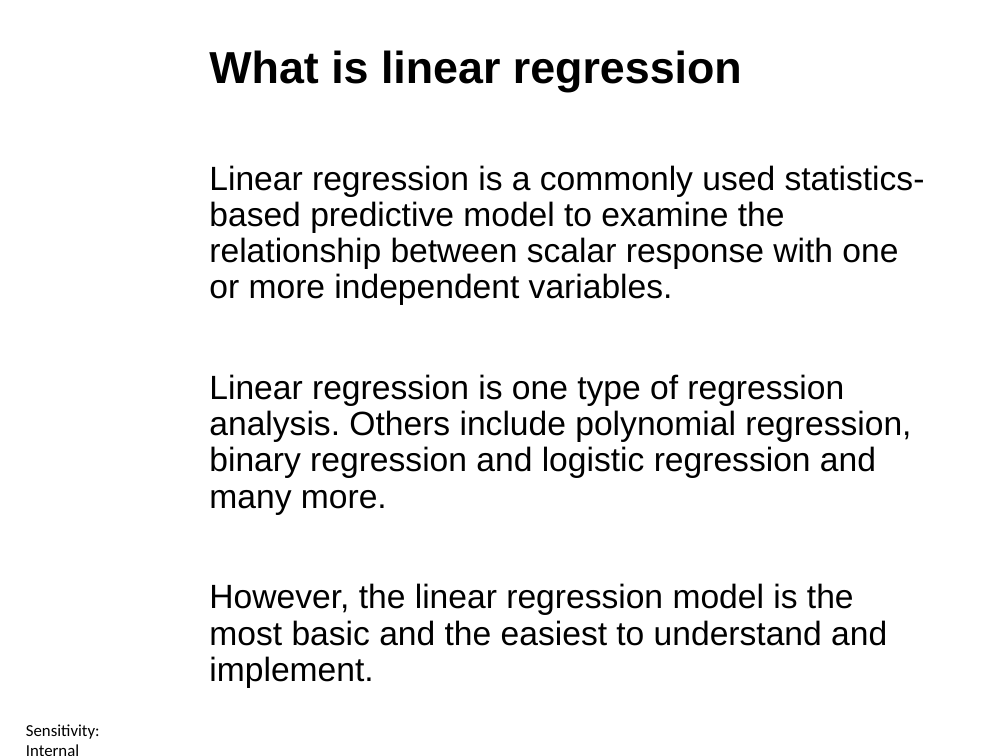
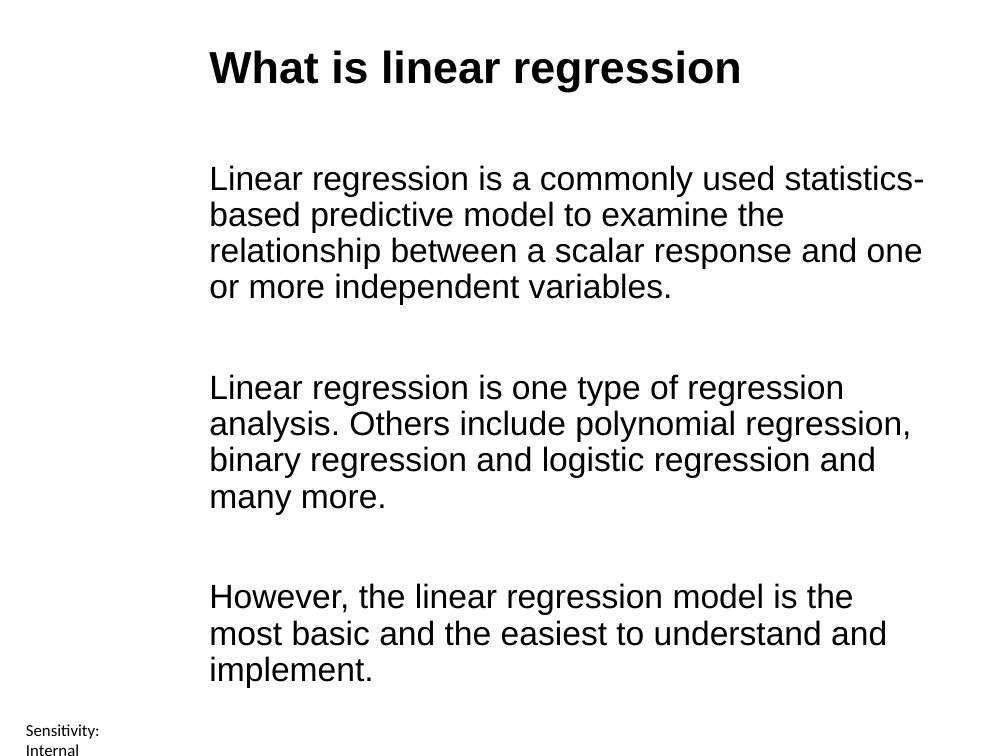
Before and after one commit to ctsallis/frontiers_in_ai_and_data_science, a slide deck: slide 4 of content/Lectures/Semester 1/Week 5/1 Lecture/1.5 Regression Problems (Lecture).pptx. Drawn at 1008x756 pixels with LibreOffice and Linux fonts; fonts in the diff are those of the drawing; background and template pictures are left out. Boxes give left, top, right and bottom in pixels: in the first picture for what was removed or moved away, otherwise in the second. Text is boxed around its words. In the diff, an @@ line names an element or a change of style, - is before the commit and + after.

```diff
--- a/content/Lectures/Semester 1/Week 5/1 Lecture/1.5 Regression Problems (Lecture).pptx
+++ b/content/Lectures/Semester 1/Week 5/1 Lecture/1.5 Regression Problems (Lecture).pptx
@@ text at (209, 165, 925, 305): text changed @@
-Linear regression is a commonly used statistics-based predictive model to examine the relationship between scalar response with one or more independent variables.
+Linear regression is a commonly used statistics-based predictive model to examine the relationship between a scalar response and one or more independent variables.
```
Also in this commit, not shown: 10 other slides changed, 2 other files.
